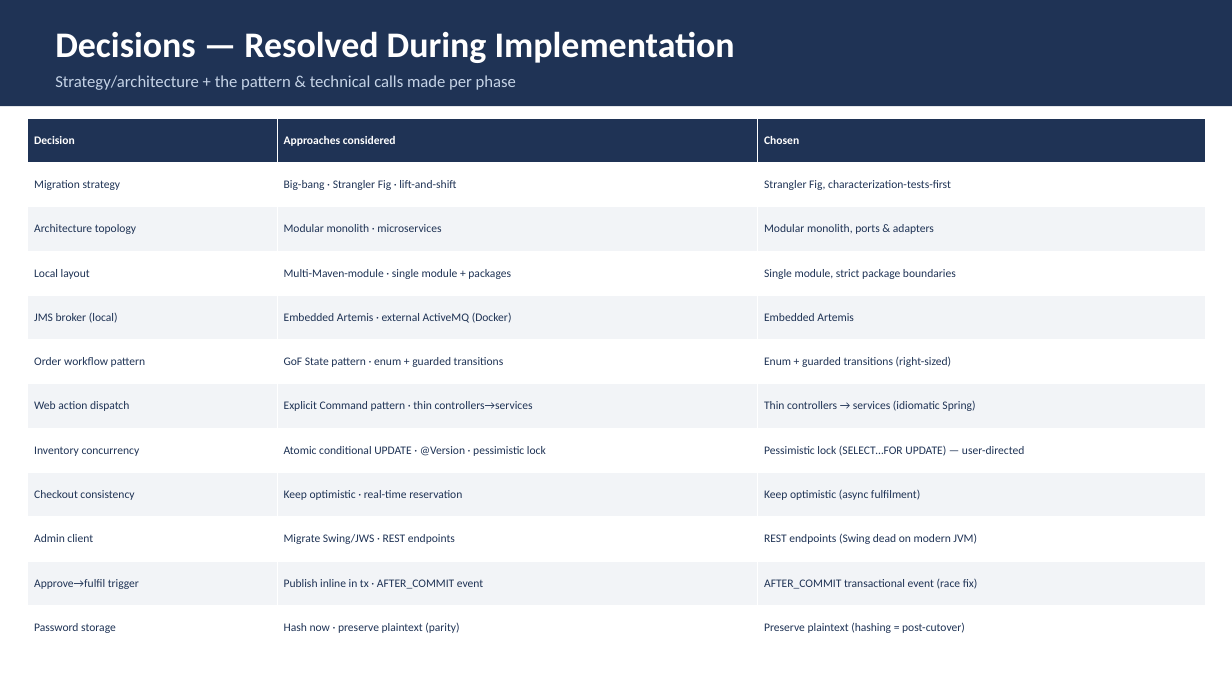
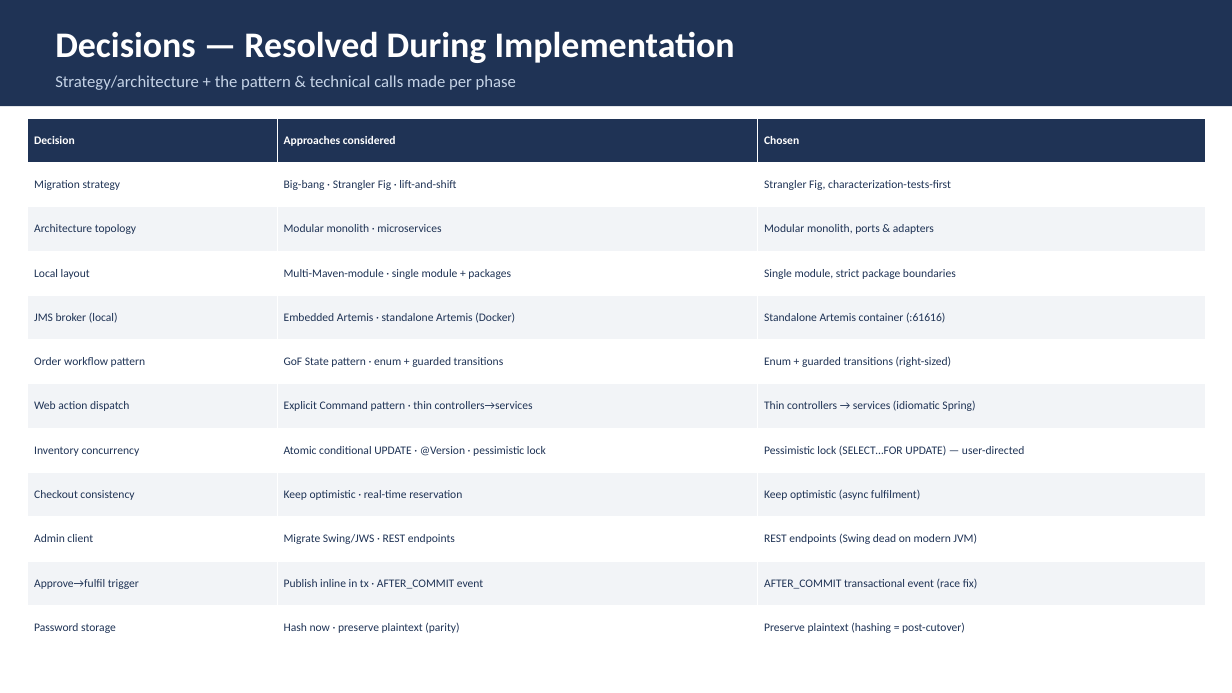
Before and after one commit to Vishak-94/pet-store, a slide deck: slide 40 of docs/PetStore_Architecture_LLD.pptx (slide 39 before the commit). Drawn at 1232x693 pixels with LibreOffice and Linux fonts; fonts in the diff are those of the drawing. Boxes give left, top, right and bottom in pixels: in the first picture for what was removed or moved away, otherwise in the second. Text is boxed around its words. In the diff, an @@ line names an element or a change of style, - is before the commit and + after.

```diff
--- a/docs/PetStore_Architecture_LLD.pptx
+++ b/docs/PetStore_Architecture_LLD.pptx
@@ table at <box>28,118,1206,650</box> @@
-row 5, column 2: Embedded Artemis · external ActiveMQ (Docker)
+row 5, column 2: Embedded Artemis · standalone Artemis (Docker)
-row 5, column 3: Embedded Artemis
+row 5, column 3: Standalone Artemis container (:61616)
```
Also in this commit, not shown: 6 other slides changed, 2 slides added, 1 slide removed, 10 other files.
